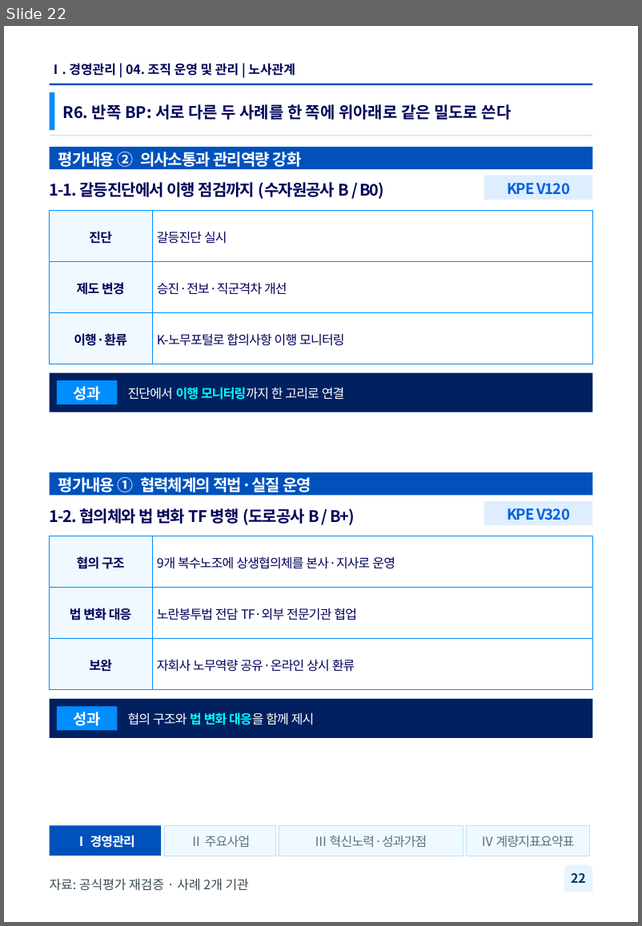
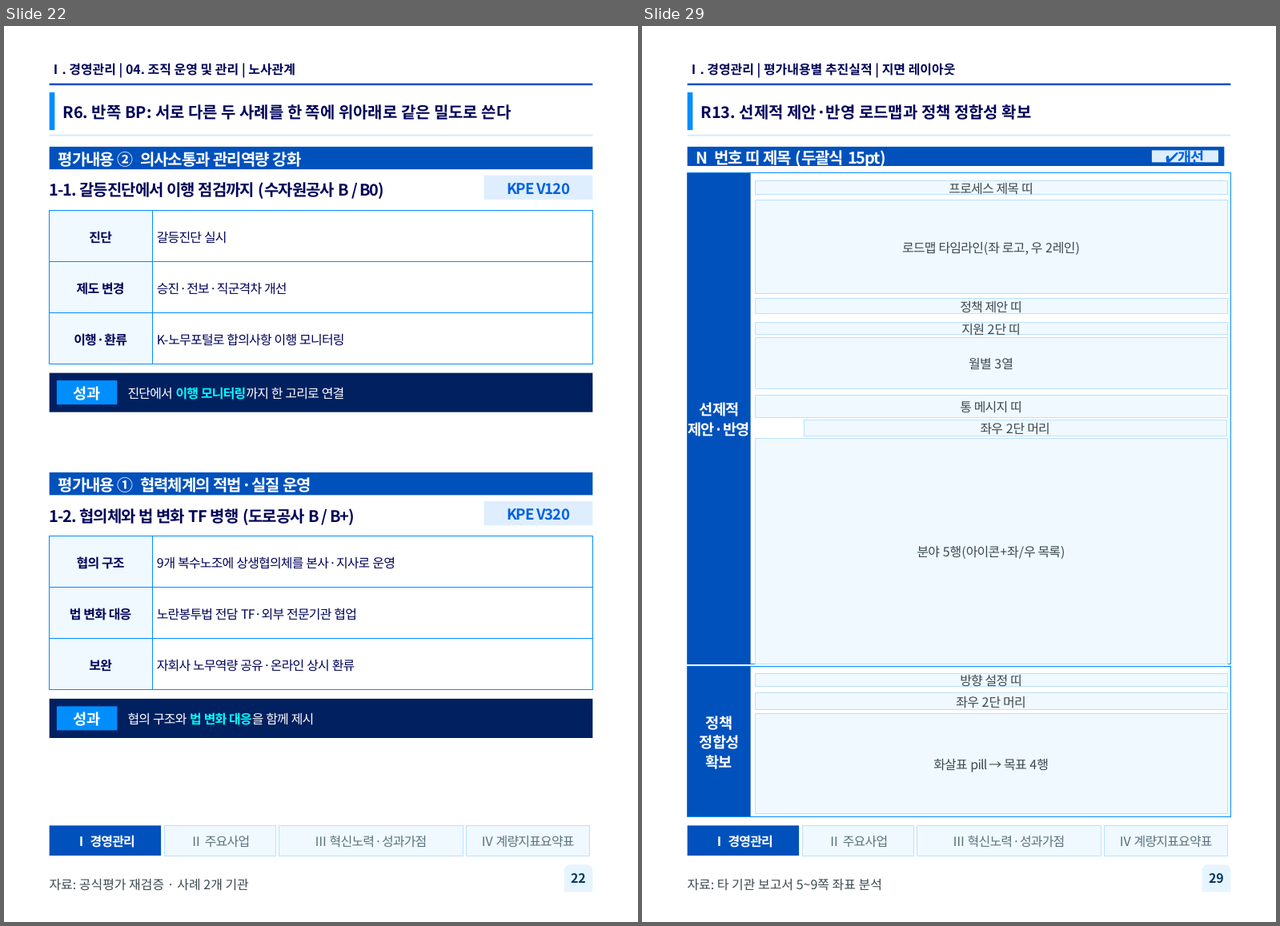
Before and after one commit to khjlsi-creator/claude, a slide deck: korad-경영평가-ppt/KORAD_경영평가_노사관계_A4세로.pptx. Shown side by side, each under a label of ours: slide 22 before the commit, slides 22 and 29 after it; the slides between them are not shown. The pictures are 642x926 and 1280x926 pixels, drawn with LibreOffice and Linux fonts; fonts in the diff are those of the drawing; background and template pictures are left out. Boxes give left, top, right and bottom in pixels: in the first picture for what was removed or moved away, otherwise in the second. Text is boxed around its words. In the diff, an @@ line names an element or a change of style, - is before the commit and + after.

```diff
--- a/korad-경영평가-ppt/KORAD_경영평가_노사관계_A4세로.pptx
+++ b/korad-경영평가-ppt/KORAD_경영평가_노사관계_A4세로.pptx
@@ slide 29 added at [642,26,1276,922], background #FFFFFF; not listed: 5 template elements that a slide beside it also shows @@
@@ text added at [688,63,956,76], 12 pt, text #000359, bold @@
+Ⅰ. 경영관리 | 평가내용별 추진실적 | 지면 레이아웃
@@ title added at [701,104,1032,120], 15 pt, text #000359, bold @@
+R13. 선제적 제안·반영 로드맵과 정책 정합성 확보
@@ rectangle added at [688,146,1224,165], fill #0051BC, 15 pt, text #FFFFFF, bold @@
+N 번호 띠 제목 (두괄식 15pt)
@@ rectangle added at [1152,150,1218,162], fill #DEEEFF, 14 pt, text #0061DE, bold @@
+✔개선
@@ rectangle added at [688,173,1230,664], fill #FFFFFF, outline #008EFF 0.5 pt @@
@@ rectangle added at [688,173,751,664], fill #0051BC, 14 pt, text #FFFFFF, bold @@
+선제적 제안·반영
@@ rectangle added at [755,180,1227,195], fill #EFF9FF, outline #BDE0FF 0.5 pt, 12 pt, text #3B4951 @@
+프로세스 제목 띠
@@ rectangle added at [755,200,1227,293], fill #EFF9FF, outline #BDE0FF 0.5 pt, 12 pt, text #3B4951 @@
+로드맵 타임라인(좌 로고, 우 2레인)
@@ rectangle added at [755,298,1227,314], fill #EFF9FF, outline #BDE0FF 0.5 pt, 12 pt, text #3B4951 @@
+정책 제안 띠
@@ rectangle added at [755,322,1227,334], fill #EFF9FF, outline #BDE0FF 0.5 pt, 12 pt, text #3B4951 @@
+지원 2단 띠
@@ rectangle added at [755,338,1227,388], fill #EFF9FF, outline #BDE0FF 0.5 pt, 12 pt, text #3B4951 @@
+월별 3열
@@ rectangle added at [755,396,1227,418], fill #EFF9FF, outline #BDE0FF 0.5 pt, 12 pt, text #3B4951 @@
+통 메시지 띠
@@ rectangle added at [804,420,1227,436], fill #EFF9FF, outline #BDE0FF 0.5 pt, 12 pt, text #3B4951 @@
+좌우 2단 머리
@@ rectangle added at [755,438,1227,664], fill #EFF9FF, outline #BDE0FF 0.5 pt, 12 pt, text #3B4951 @@
+분야 5행(아이콘+좌/우 목록)
@@ rectangle added at [688,667,1230,816], fill #FFFFFF, outline #008EFF 0.5 pt @@
@@ rectangle added at [688,667,751,816], fill #0051BC, 14 pt, text #FFFFFF, bold @@
+정책 정합성 확보
@@ rectangle added at [755,672,1227,687], fill #EFF9FF, outline #BDE0FF 0.5 pt, 12 pt, text #3B4951 @@
+방향 설정 띠
@@ rectangle added at [755,692,1227,709], fill #EFF9FF, outline #BDE0FF 0.5 pt, 12 pt, text #3B4951 @@
+좌우 2단 머리
@@ rectangle added at [755,714,1227,813], fill #EFF9FF, outline #BDE0FF 0.5 pt, 12 pt, text #3B4951 @@
+화살표 pill → 목표 4행
@@ rectangle added at [688,825,799,855], fill #0051BC, 12 pt, text #FFFFFF, bold @@
+Ⅰ 경영관리
@@ rectangle added at [802,825,914,855], fill #EFF9FF, outline #BDE0FF 0.5 pt, 12 pt, text #5D7280 @@
+Ⅱ 주요사업
@@ rectangle added at [916,825,1100,855], fill #EFF9FF, outline #BDE0FF 0.5 pt, 12 pt, text #5D7280 @@
+Ⅲ 혁신노력·성과가점
@@ rectangle added at [1104,825,1227,855], fill #EFF9FF, outline #BDE0FF 0.5 pt, 12 pt, text #5D7280 @@
+Ⅳ 계량지표요약표
@@ text added at [688,879,882,891], 12 pt, text #3B4951 @@
+자료: 타 기관 보고서 5~9쪽 좌표 분석
```
Also in this commit, not shown: 7 slides changed, 4 other slides added, 6 other files.
